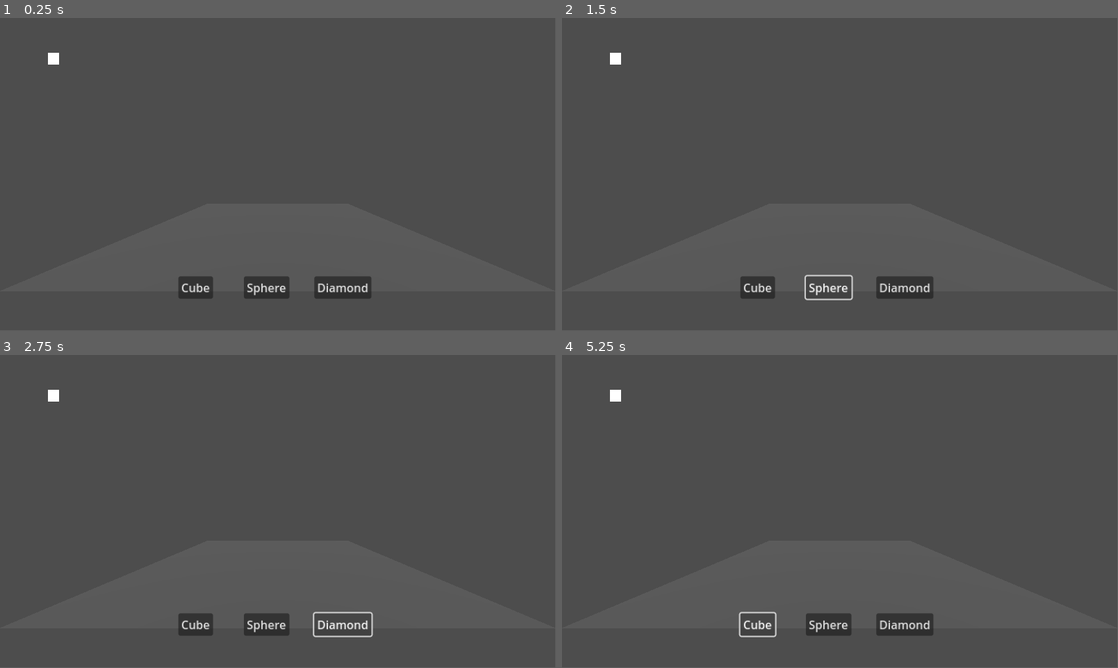
Above: before the commit, frames 1-4 (two rows, left to right).
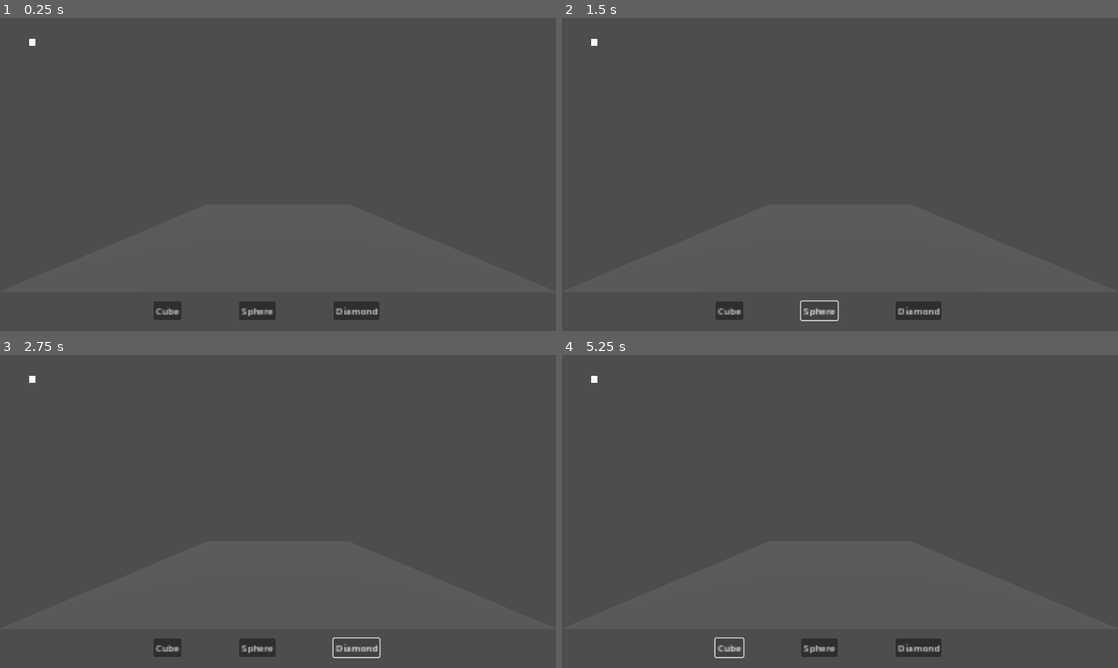
Above: after the commit, the same moments.

Repository: Vegito2367/HH25
Game: Godot game, scene res://Scenes/main.tscn
The game is run twice, just before and just after one commit, with the same random seed, the same clock (stepped at 60 frames per second) and the same inputs. The project has no main scene, so this scene is started directly.
Inputs:
- Up to frame 1 (0.25 s): no input
- Up to frame 2 (1.5 s): click "Cube" at 0.5 s; click "Sphere" at 1.25 s
- Up to frame 3 (2.75 s): click "Diamond" at 2 s
- Up to frame 4 (5.25 s): click "Cube" at 2.75 s; click "Sphere" at 3.5 s; click "Diamond" at 4.25 s; click "Cube" at 5 s
In our replay, the window is 799x449 before the commit and 800x450 after it. These sizes can differ from the game's own. Grey fills any space a smaller window leaves; there, only what the larger window draws over its background counts as a difference.

The runs differ from the first frame. In frame 1, 2.6% of the frame differs, in the area x 5-69%, y 6-97%; in frame 2, 2.2%; in frame 3, 2.1%; in frame 4, 2.3%.

Commit message:
Added rotation and hella other changes

Diff:
--- a/godothh25/hh25/Scenes/main.tscn
+++ b/godothh25/hh25/Scenes/main.tscn
@@ -18,35 +18,6 @@
 grow_horizontal = 2
 grow_vertical = 2
 
-[node name="Cube" type="Button" parent="CanvasLayer"]
-layout_mode = 0
-offset_left = 370.0
-offset_top = 536.0
-offset_right = 418.0
-offset_bottom = 567.0
-scale = Vector2(1.5, 1.5)
-text = "Cube"
-
-[node name="Sphere" type="Button" parent="CanvasLayer"]
-layout_mode = 0
-offset_left = 506.0
-offset_top = 536.0
-offset_right = 569.0
-offset_bottom = 567.0
-scale = Vector2(1.5, 1.5)
-text = "Sphere
-"
-
-[node name="Diamond" type="Button" parent="CanvasLayer"]
-layout_mode = 0
-offset_left = 652.0
-offset_top = 536.0
-offset_right = 731.0
-offset_bottom = 567.0
-scale = Vector2(1.5, 1.5)
-text = "Diamond
-"
-
 [node name="Cursor" type="TextureRect" parent="CanvasLayer"]
 layout_mode = 0
 offset_left = 100.0
@@ -56,6 +27,38 @@
 scale = Vector2(0.5, 0.5)
 mouse_filter = 2
 texture = SubResource("CanvasTexture_vjct1")
+
+[node name="MarginContainer" type="MarginContainer" parent="CanvasLayer"]
+layout_mode = 1
+anchors_preset = 7
+anchor_left = 0.5
+anchor_top = 1.0
+anchor_right = 0.5
+anchor_bottom = 1.0
+offset_left = -430.0
+offset_top = -101.0
+offset_right = -40.0
+grow_horizontal = 2
+grow_vertical = 0
+scale = Vector2(2, 2)
+theme_override_constants/margin_bottom = 70
+
+[node name="HBoxContainer" type="HBoxContainer" parent="CanvasLayer/MarginContainer"]
+layout_mode = 2
+theme_override_constants/separation = 100
+alignment = 1
+
+[node name="Cube" type="Button" parent="CanvasLayer/MarginContainer/HBoxContainer"]
+layout_mode = 2
+text = "Cube"
+
+[node name="Sphere" type="Button" parent="CanvasLayer/MarginContainer/HBoxContainer"]
+layout_mode = 2
+text = "Sphere"
+
+[node name="Diamond" type="Button" parent="CanvasLayer/MarginContainer/HBoxContainer"]
+layout_mode = 2
+text = "Diamond"
 
 [node name="Camera3D" type="Camera3D" parent="."]
 transform = Transform3D(1, 0, 0, 0, 1, 0, 0, 0, 1, 0, 0.420356, 0.39744)
@@ -68,8 +71,3 @@
 [node name="MeshInstance3D" type="MeshInstance3D" parent="."]
 transform = Transform3D(1, 0, 0, 0, 1, 0, 0, 0, 1, 0, 0, -1.2781)
 mesh = SubResource("PlaneMesh_3a071")
-
-[connection signal="button_down" from="CanvasLayer/Cube" to="." method="_on_cube_button_down"]
-[connection signal="button_down" from="CanvasLayer/Sphere" to="." method="_on_sphere_button_down"]
-[connection signal="button_down" from="CanvasLayer/Diamond" to="." method="_on_button_3_button_down"]
-[connection signal="button_down" from="CanvasLayer/Diamond" to="." method="_on_diamond_button_down"]
--- a/godothh25/hh25/Scripts/screen_controller.gd
+++ b/godothh25/hh25/Scripts/screen_controller.gd
@@ -15,22 +15,27 @@
 
 # Get a reference to the active camera.
 @onready var camera: Camera3D = get_viewport().get_camera_3d()
-
+var targetPosition: Vector3
+var targetBasis: Basis
 var nextShape
 var currentShape = null
 var previousCommand:String=""
-
+@export var lerpCoeff:float = 4.0
+@export var slerpCoeff = 4.0
 @export var zDistance:float=1.0
+@export var zSpeed: float = 1
 # WebSocket client instance
 var _ws_client = WebSocketPeer.new()
 var _is_connected = false
-
+var MOUTHMODE:bool = true
 # The address of the Python server
 var server_url = "ws://localhost:8765"
 
 func _ready():
 	print("Attempting to connect to vision server...")
 	# Attempt to connect to the WebSocket server
+	targetPosition = camera.position
+	targetBasis = camera.global_transform.basis
 	var err = _ws_client.connect_to_url(server_url)
 	if err != OK:
 		print("Error connecting to server.")
@@ -63,8 +68,9 @@
 			_is_connected = false
 			print("Connection to vision server lost.")
 			killProgram()
-		# Optional: Add retry logic here
-		pass
+
+	camera.global_position = camera.global_position.lerp(targetPosition, lerpCoeff * _delta)
+	camera.global_transform.basis = camera.global_transform.basis.slerp(targetBasis, slerpCoeff * _delta)
 
 
 # This function parses the incoming message and calls the appropriate 3D action
@@ -98,14 +104,14 @@
 		"selectXY":
 			checkCommandCompatibility(command)
 			var screen_coords = cursor.position
-			var world_coords = get_world_coords_on_z0_plane(screen_coords)
+			var world_coords = get_world_coords_on_camera_plane(screen_coords)
 			currentShape.position = world_coords
 			previousCommand = command
 
 		"selectZ":
 			checkCommandCompatibility(command)
 			var z:float = float(parsed_json.get("z", "0.0"))
-			currentShape.position.z = z
+			pushObjectBack(z)
 			currentShape=null
 			previousCommand = command
 
@@ -117,9 +123,9 @@
 			cursor.position = screen_coords
 			if(currentShape!=null):
 				if(previousCommand=="insert"):
-					currentShape.position = get_world_coords_on_z0_plane(screen_coords)
+					currentShape.position = get_world_coords_on_camera_plane(screen_coords)
 				elif (previousCommand=="selectXY"):
-					currentShape.position.z = -0.01*cursor.position.x
+					pushObjectBack((sign(cursor.position.x - 50)*-1*zSpeed))
 		"select":
 			if previousCommand=="insert":
 				_handle_command(JSON.stringify({
@@ -131,7 +137,7 @@
 			elif previousCommand=="selectXY":
 				_handle_command(JSON.stringify({
 					"command":"selectZ",
-					"z": -0.01*cursor.position.x,
+					"z": (sign(cursor.position.x - 50)*-1*zSpeed),
 				}))
 		"click":
 			var xper:float = float(parsed_json.get("x", "0.0"))/100
@@ -140,12 +146,20 @@
 			var screen_coords = Vector2(currentViewport.x * xper, currentViewport.y * yper)
 			cursor.position = screen_coords
 			simulate_click(screen_coords)
-		"scale":
-			# TODO: Implement scaling logic
-			print("Received 'scale' command (not yet implemented).")
-		"rotate":
-			# TODO: Implement rotation logic
-			print("Received 'rotate' command (not yet implemented).")
+		"move":
+			var mx: float = float(parsed_json.get("mx",0.0))
+			var my: float = float(parsed_json.get("my",0.0))
+			var mz: float = float(parsed_json.get("mz",0.0))
+			var directionZ = -camera.global_transform.basis.z
+			var directionY = -camera.global_transform.basis.y
+			var directionX = -camera.global_transform.basis.x
+			targetPosition += directionZ*mz + directionY*my + directionX*mx
+		"selfrotate":
+			var rx: float = float(parsed_json.get("rx",0.0)) * PI/180
+			var ry: float = float(parsed_json.get("ry",0.0)) * PI/180
+			var current_roll = camera.global_transform.basis.get_euler()
+			var target_euler = Vector3(current_roll.x+rx, current_roll.y + ry, current_roll.z)
+			targetBasis = Basis.from_euler(target_euler)
 		_:
 			print("Received unknown command: ", command)
 
@@ -174,7 +188,15 @@
 func killProgram():
 	get_tree().quit()
 
-
+func pushObjectBack(z:float):
+	print("PREVIOUS POSITION:", currentShape.position)
+	var prevpos = currentShape.position
+	var zDirectionFromCamera = camera.global_transform.basis.z
+	var yDirectionFromCamera = camera.global_transform.basis.y
+	var xDirectionFromCamera = camera.global_transform.basis.x
+	currentShape.position += (zDirectionFromCamera) * z
+	print("UPDATED POSITION:",currentShape.position)
+	print("VECTOR:", currentShape.position-prevpos)
 
 func get_world_coords_on_z0_plane(screen_pos: Vector2) -> Vector3:
 	# Ensure the camera is available.
@@ -202,6 +224,38 @@
 		# Return a sensible default or handle the error.
 		return Vector3.ZERO
 
+func get_world_coords_on_camera_plane(screen_pos: Vector2) -> Vector3:
+	if not camera:
+		return Vector3.ZERO
+
+	# 1. The plane's normal is the camera's forward direction.
+	# The -Z axis is forward in Godot, making the plane's normal face the camera.
+	var plane_normal: Vector3 = -camera.global_transform.basis.z
+
+	# 2. Calculate a point on the plane.
+	# Start at the camera's position and move `distance_from_camera` units forward.
+	var point_on_plane: Vector3 = camera.global_position + (plane_normal * zDistance)
+
+	# 3. Create the plane object.
+	# The constructor takes the normal and the distance from the WORLD ORIGIN (d).
+	# We can calculate 'd' using the dot product of the normal and a point on the plane.
+	var d = plane_normal.dot(point_on_plane)
+	var target_plane = Plane(plane_normal, d)
+
+	# 4. Get the ray from the camera as before.
+	var ray_origin: Vector3 = camera.project_ray_origin(screen_pos)
+	var ray_direction: Vector3 = camera.project_ray_normal(screen_pos)
+
+	# 5. Calculate the intersection point on our new dynamic plane.
+	var intersection_point: Vector3 = target_plane.intersects_ray(ray_origin, ray_direction)
+
+	if intersection_point != null:
+		return intersection_point
+	else:
+		# This error is less likely now but still good practice to keep.
+		print("Error: Camera ray does not intersect the plane.")
+		return Vector3.ZERO
+
 func simulate_click(screen_coords: Vector2):
 	# 1. Create the MOUSE PRESS event.
 	print("Mouse clicked")
--- a/godothh25/hh25/project.godot
+++ b/godothh25/hh25/project.godot
@@ -13,3 +13,9 @@
 config/name="hh25"
 config/features=PackedStringArray("4.3", "Forward Plus")
 config/icon="res://icon.svg"
+
+[display]
+
+window/size/viewport_width=1920
+window/size/viewport_height=1080
+window/stretch/mode="canvas_items"
Not shown, changed: testvision.py
